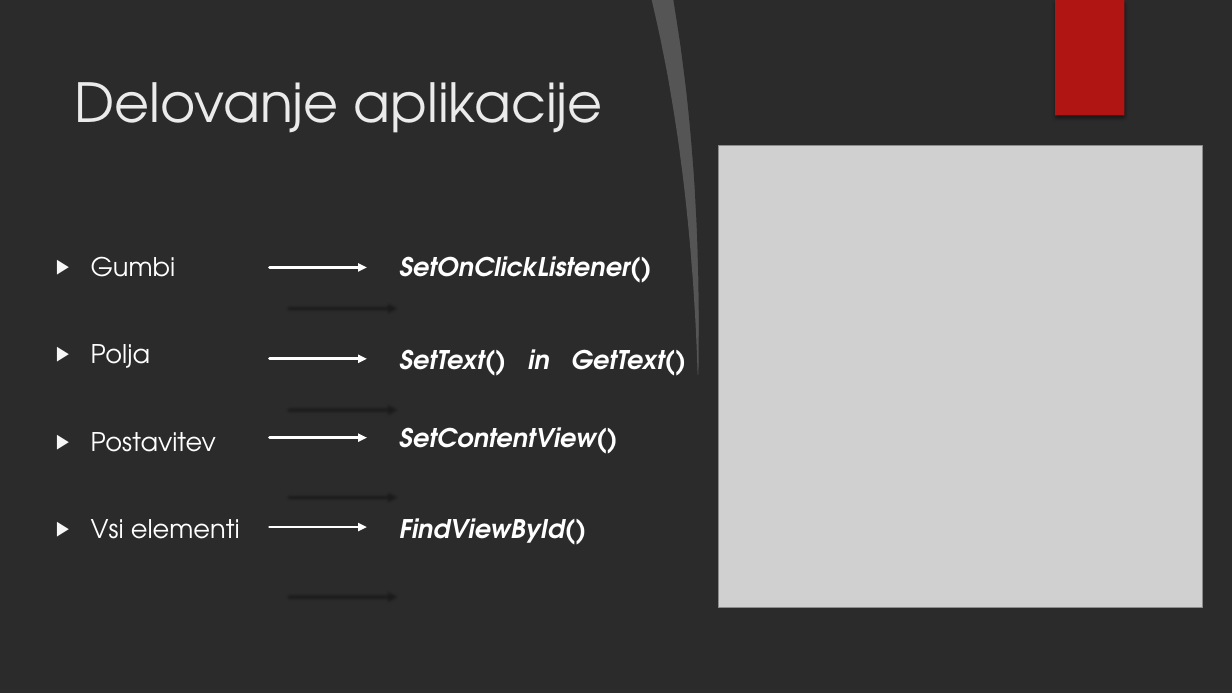
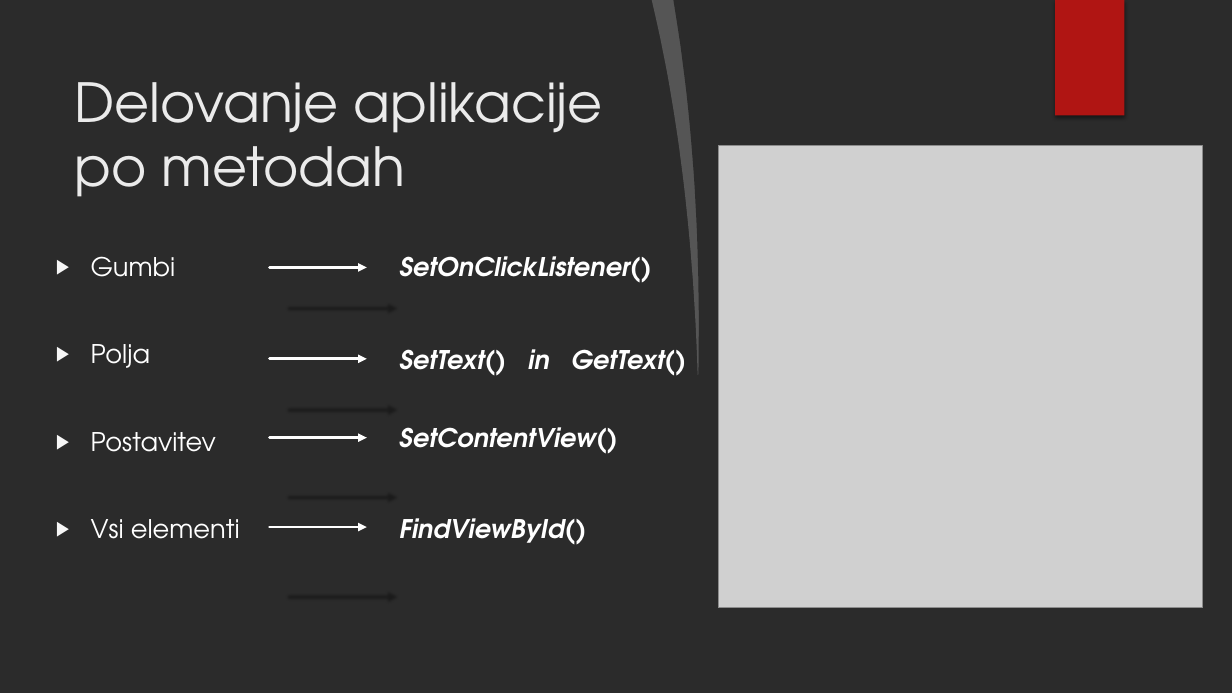
Before and after one commit to MrSlick01/MorsePrevajalnik, a slide deck: slide 5 of ZagovorSeminarske_JarcDejan.pptx. Drawn at 1232x693 pixels with LibreOffice and Linux fonts; fonts in the diff are those of the drawing; grey boxes stand for pictures; background and template pictures are left out; a plain dark background stands for a picture behind light text. Boxes give left, top, right and bottom in pixels: in the first picture for what was removed or moved away, otherwise in the second. Text is boxed around its words. In the diff, an @@ line names an element or a change of style, - is before the commit and + after.

```diff
--- a/ZagovorSeminarske_JarcDejan.pptx
+++ b/ZagovorSeminarske_JarcDejan.pptx
@@ title at (75, 82, 603, 197): text changed @@
-Delovanje aplikacije
+Delovanje aplikacije po metodah
```
Also in this commit, not shown: 1 slide added.
